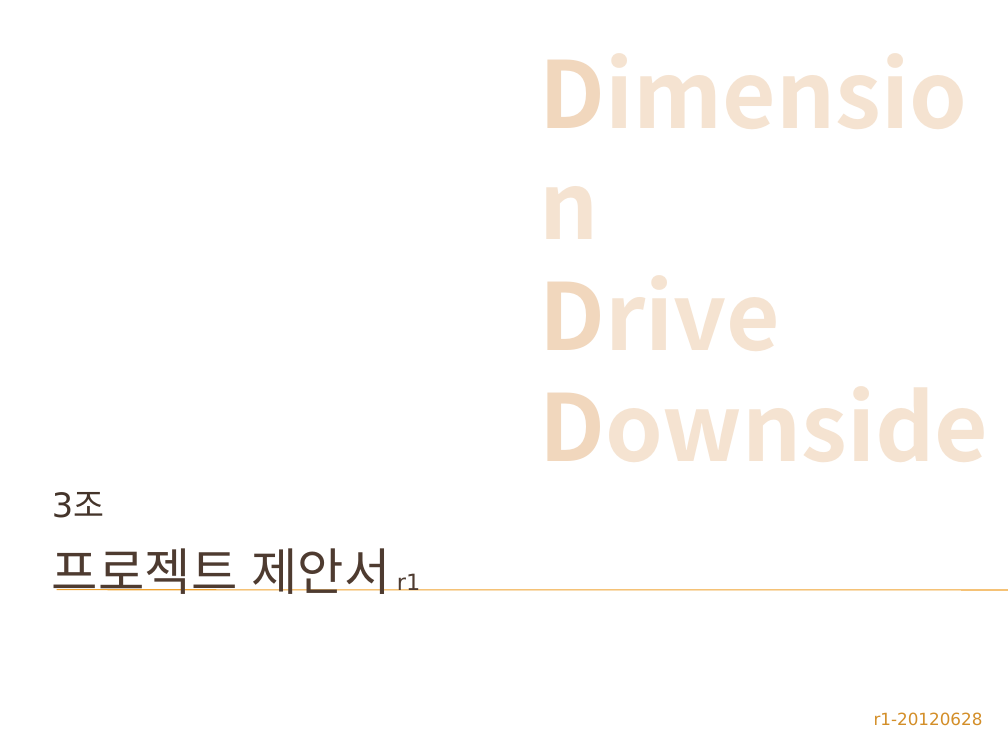
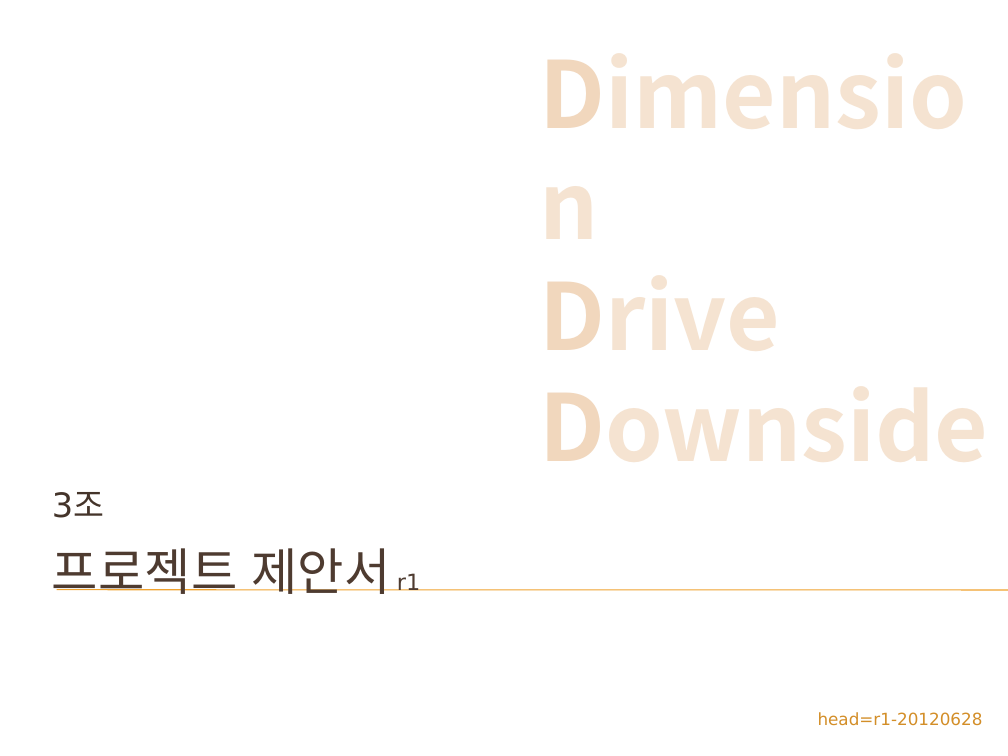
Before and after one commit to zwycid/dimension-drive-downside, a slide deck: slide 1 of doc/3조-DimensionDriveDownside.pptx. Drawn at 1008x756 pixels with LibreOffice and Linux fonts; fonts in the diff are those of the drawing; background and template pictures are left out. Boxes give left, top, right and bottom in pixels: in the first picture for what was removed or moved away, otherwise in the second. Text is boxed around its words. In the diff, an @@ line names an element or a change of style, - is before the commit and + after.

```diff
--- a/doc/3조-DimensionDriveDownside.pptx
+++ b/doc/3조-DimensionDriveDownside.pptx
@@ text at [818,712,983,726]: text changed @@
-r1-20120628
+head=r1-20120628
```
Also in this commit, not shown: 10 other slides changed, 2 slides added, 6 slides removed, 1 other file.
